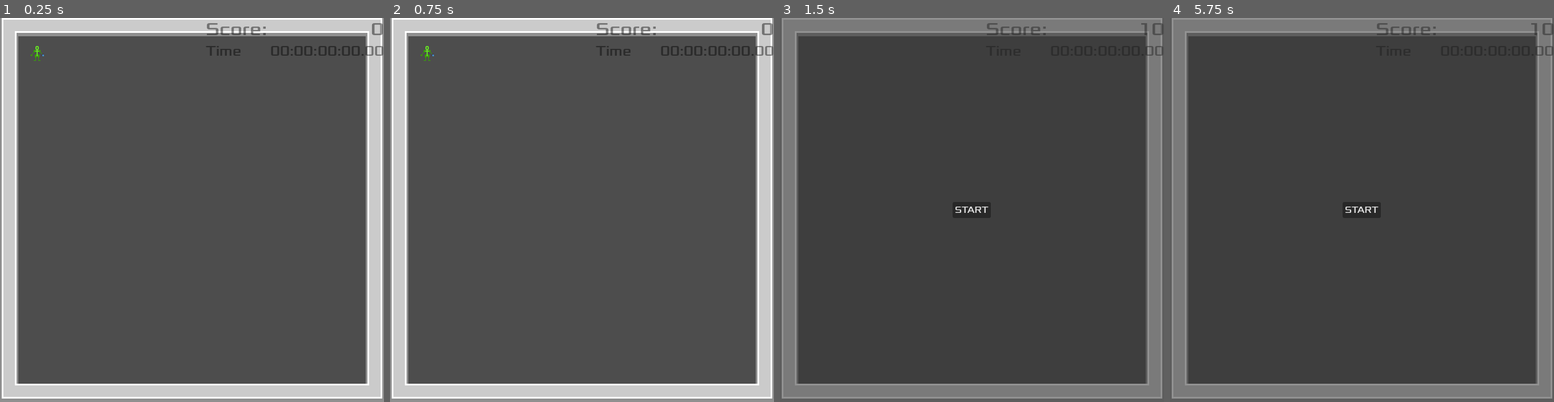
Above: before the commit, frames 1-4 (left to right).
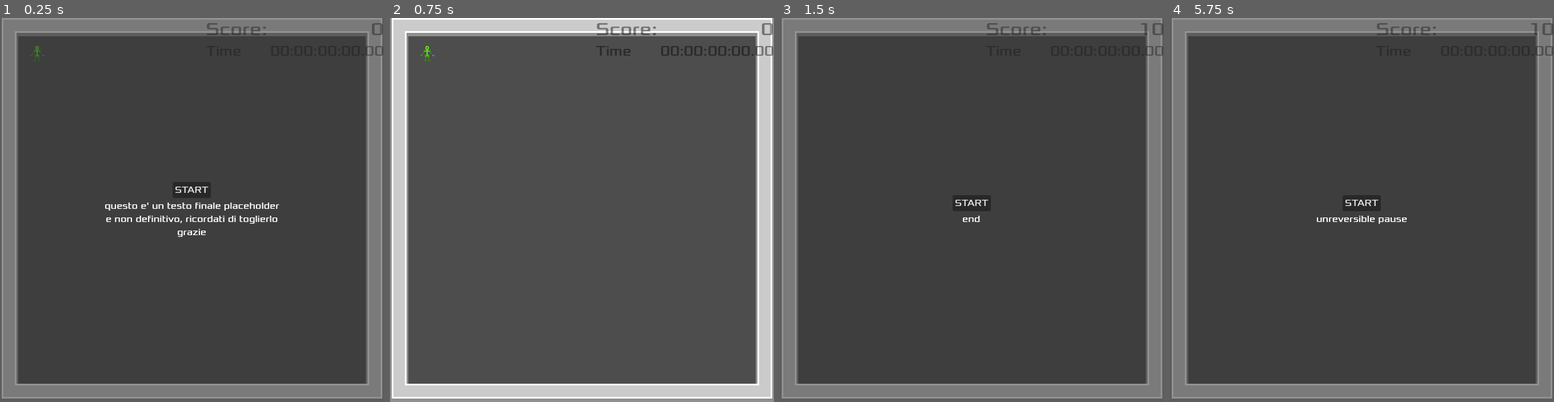
Above: after the commit, the same moments.

Repository: CrazyLegoMind/1h_jam_blank
Game: Godot game, scene res://scenes/main_game/main_game.tscn
The game is run twice, just before and just after one commit, with the same random seed, the same clock (stepped at 60 frames per second) and the same inputs. The engine's default icon, where the game draws it, is replaced by a stand-in: a white triangle on a blue panel in a dark square.
Inputs (mouse positions are in pixels of both pictures, inside the frame that each line leads up to):
- Up to frame 1 (0.25 s): no input
- Up to frame 2 (0.75 s): click (582, 190) at 0.5 s, where only the run after the commit has a clickable "START"
- Up to frame 3 (1.5 s): tap Enter (ui_accept) at 1.25 s; move the mouse to (1056, 190) at 1.27 s; hold D (move_right) from 1.28 s (still down); click (1056, 190) at 1.42 s
- Up to frame 4 (5.75 s): tap Enter (ui_accept) at 1.52, 2.75, 3.02, 3.5, 4.25, 4.52, 5, 5.27 s; release D (move_right) at 2 s; click "START" at 2 s; move the mouse to (1285, 229) at 2.77 s; hold S (move_down) 2.78-3.53 s; move the mouse to (1400, 125) at 3.52 s; hold D (move_right) 3.53-4.28 s; move the mouse to (1342, 286) at 4.27 s; hold W (move_up) 4.28-5.03 s; click (1342, 286) at 4.42 s; move the mouse to (1477, 267) at 5.02 s; hold A (move_left) from 5.03 s (still down); tap Escape (ui_cancel) at 5.65 s

The runs differ from the first frame. In frame 1, 19% of the frame differs, in the area x 0-100%, y 0-100%; in frame 2, nothing differs; in frame 3, 0.2%; in frame 4, 0.3%.

Commit message:
added end text

Diff:
--- a/resources/autoload/global_utils.gd
+++ b/resources/autoload/global_utils.gd
@@ -10,13 +10,18 @@
 
 func _ready():
 	player_died.connect(_on_player_died)
+	enemy_dead.connect(_on_enemy_dead)
 	player_spawned.connect(_on_player_spawned)
 	add_child(menu_ui_node)
 	menu_ui_node.retry.connect(_on_menu_retry)
 
 
-func _on_player_died():
+func _on_player_died(txt ="end"):
 	menu_ui_node.show_pause_menu(true)
+	menu_ui_node.set_end_text(txt)
+
+func _on_enemy_dead():
+	pass
 
 func _on_player_spawned(pl):
 	player = pl
--- a/scenes/main_game/main_game.gd
+++ b/scenes/main_game/main_game.gd
@@ -3,7 +3,6 @@
 @onready var game_map = %GameMap
 
 func _ready():
-	printerr("vado a prendere acqua e caricatore telefono e ci siamo")
 	GlobalUtils.enemy_dead.connect(on_enemy_death)
 
 func on_enemy_death(type):
--- a/scenes/menus/menu_ui.gd
+++ b/scenes/menus/menu_ui.gd
@@ -1,6 +1,7 @@
 extends CanvasLayer
 class_name MenuUi
 
+@onready var end_text = %EndText
 
 var _displayed_score := 0
 var _time_elapsed :float = 0.0
@@ -18,6 +19,7 @@
 
 func _input(event):
 	if Input.is_action_just_pressed("ui_cancel"):
+		set_end_text("unreversible pause")
 		show_pause_menu(true)
 
 func _on_retry_pressed():
@@ -52,3 +54,6 @@
 	var minutes:int = (temp_time)/float(60)
 	temp_time -= minutes*60
 	%TimeValue.text = "%02d:%02d:%02d:%05.2f" % [days,hours,minutes,temp_time]
+
+func set_end_text(text:String):
+	end_text.text = text
--- a/scenes/menus/menu_ui.tscn
+++ b/scenes/menus/menu_ui.tscn
@@ -58,7 +58,6 @@
 horizontal_alignment = 2
 
 [node name="PauseMenu" type="MarginContainer" parent="."]
-visible = false
 anchors_preset = 15
 anchor_right = 1.0
 anchor_bottom = 1.0
@@ -78,6 +77,16 @@
 
 [node name="Retry" type="Button" parent="PauseMenu/VBoxContainer"]
 layout_mode = 2
+size_flags_horizontal = 4
+size_flags_vertical = 4
 text = "START"
 
+[node name="EndText" type="Label" parent="PauseMenu/VBoxContainer"]
+unique_name_in_owner = true
+layout_mode = 2
+text = "questo e' un testo finale placeholder
+e non definitivo, ricordati di toglierlo
+grazie"
+horizontal_alignment = 1
+
 [connection signal="pressed" from="PauseMenu/VBoxContainer/Retry" to="." method="_on_retry_pressed"]
